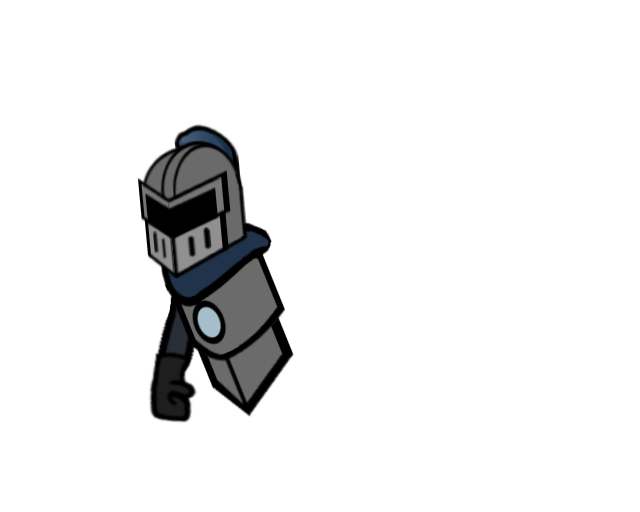
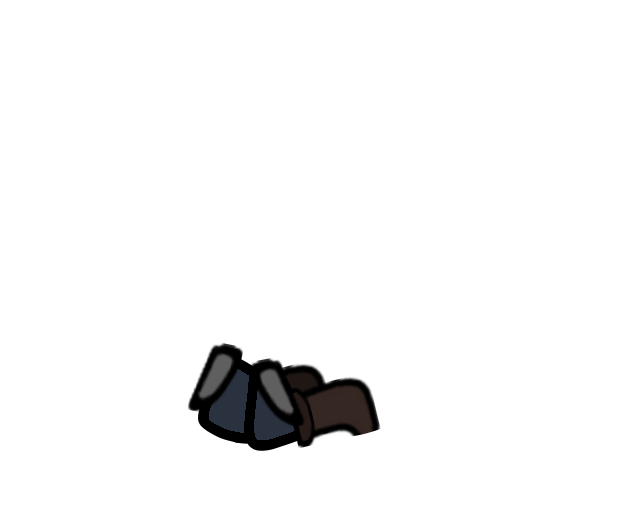
Before/after of a 640px x 512px layered artwork. What changed in the layer stack:
hid "Helmet Merged" over [137,123,368,384]
hid "Chestplate Merged" over [139,192,320,448]
hid group "ArmLeft" (2 layers) over [138,184,261,440]
showed group "Legs" (19 layers) over [137,123,381,451]
